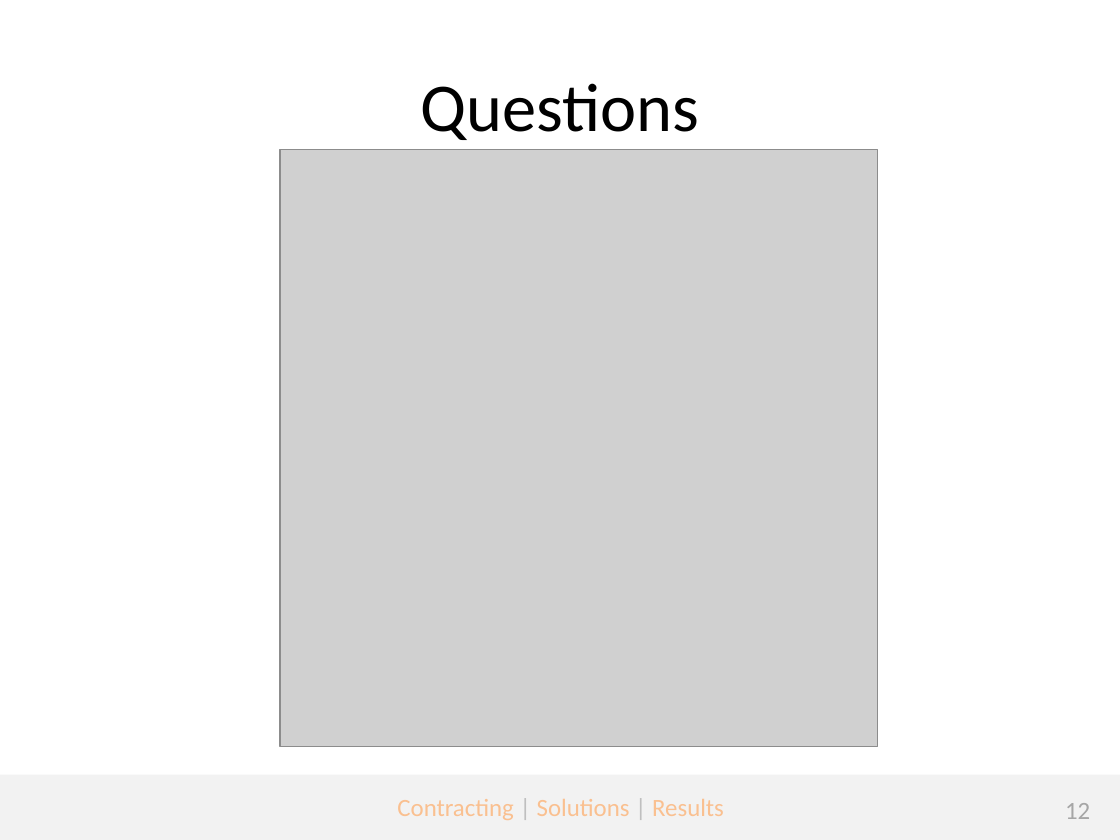
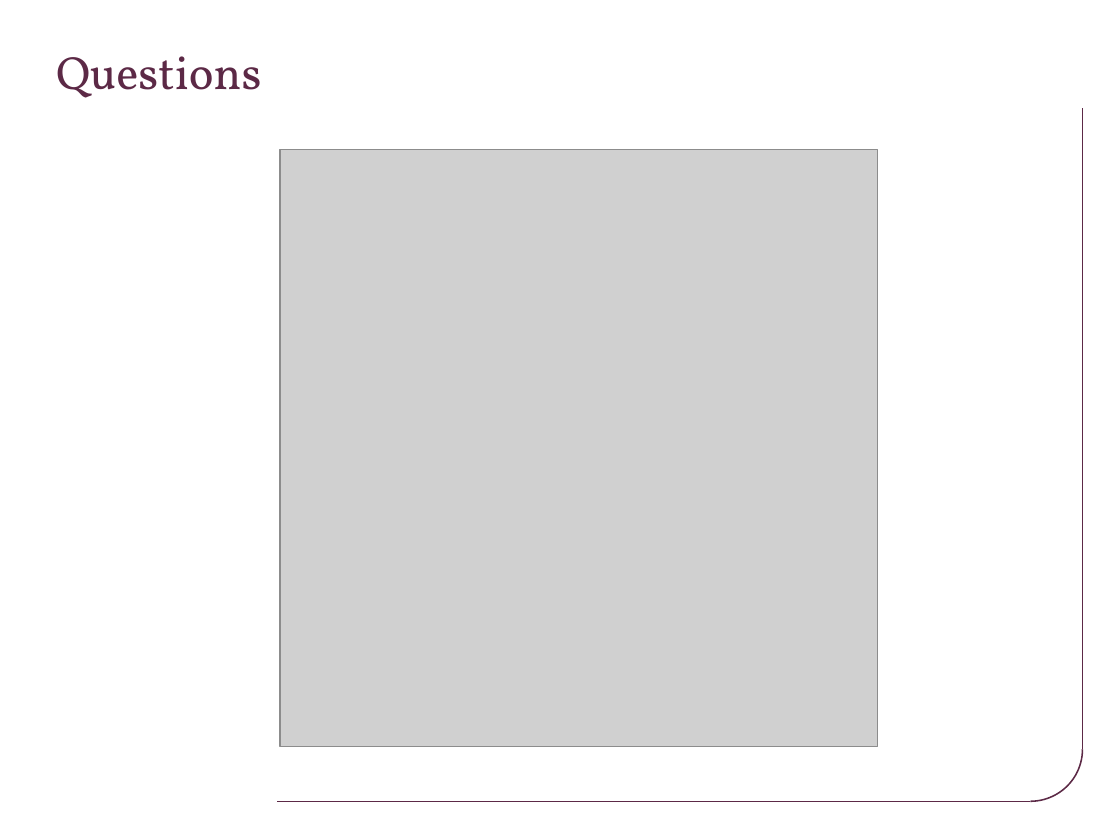
Before and after one commit to jmeckley/angularjs-presentation, a slide deck: slide 12 of Topic 1 - Introduction to mobile development using Angularjs.pptx. Drawn at 1120x840 pixels with LibreOffice and Linux fonts; fonts in the diff are those of the drawing; grey boxes stand for pictures; background and template pictures are left out. Boxes give left, top, right and bottom in pixels: in the first picture for what was removed or moved away, otherwise in the second. Text is boxed around its words. In the diff, an @@ line names an element or a change of style, - is before the commit and + after.

```diff
--- a/Topic 1 - Introduction to mobile development using Angularjs.pptx
+++ b/Topic 1 - Introduction to mobile development using Angularjs.pptx
@@ title "Questions": place and size @@
-title "Questions" at bbox=[420, 83, 699, 140]
+title "Questions" at bbox=[56, 56, 262, 98]
@@ title "Questions" at bbox=[56, 56, 262, 98]: size 44 to 30 pt, font Calibri to Vollkorn, text colour #000000 to #5C2946; alignment centre to left @@
@@ line added from (1082, 749) to (1082, 109), #5C2946 1 pt @@
@@ arc (boxed as its full ellipse) added at bbox=[979, 697, 1083, 801], outline #5C2946 1 pt @@
@@ rectangle removed at bbox=[0, 775, 1120, 840] @@
@@ line added from (1030, 801) to (277, 801), #5C2946 1 pt @@
@@ text removed at bbox=[397, 799, 724, 820] @@
-Contracting | Solutions | Results
@@ page number removed at bbox=[1065, 803, 1090, 819] @@
-12
```
Also in this commit, not shown: 12 other slides changed, 10 other files.
